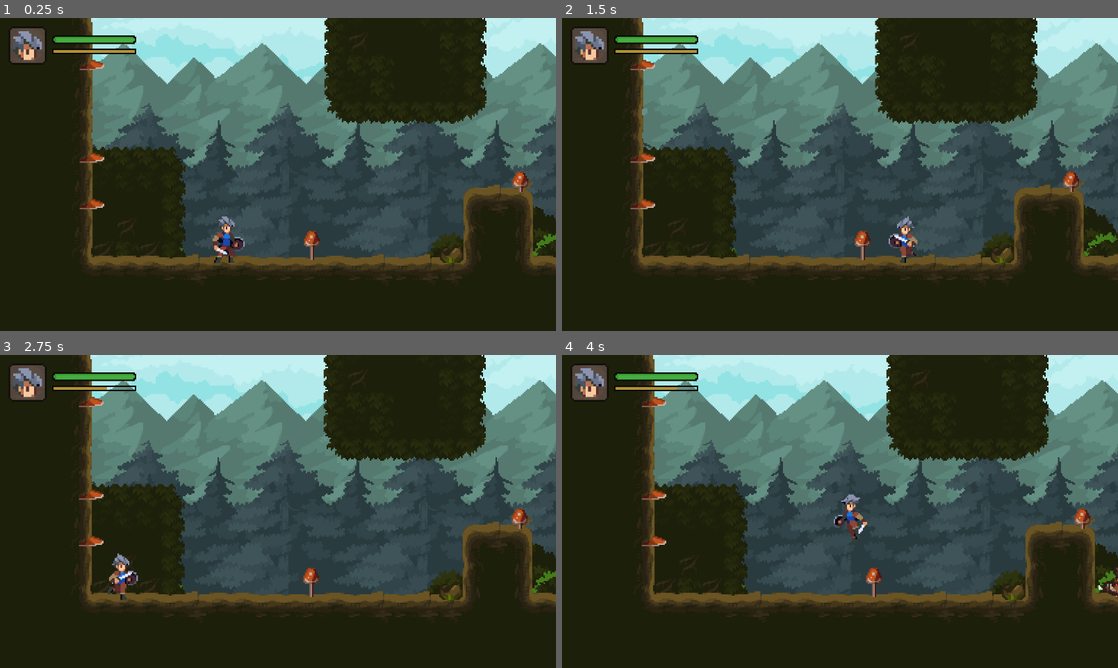
Above: before the commit, frames 1-4 (two rows, left to right).
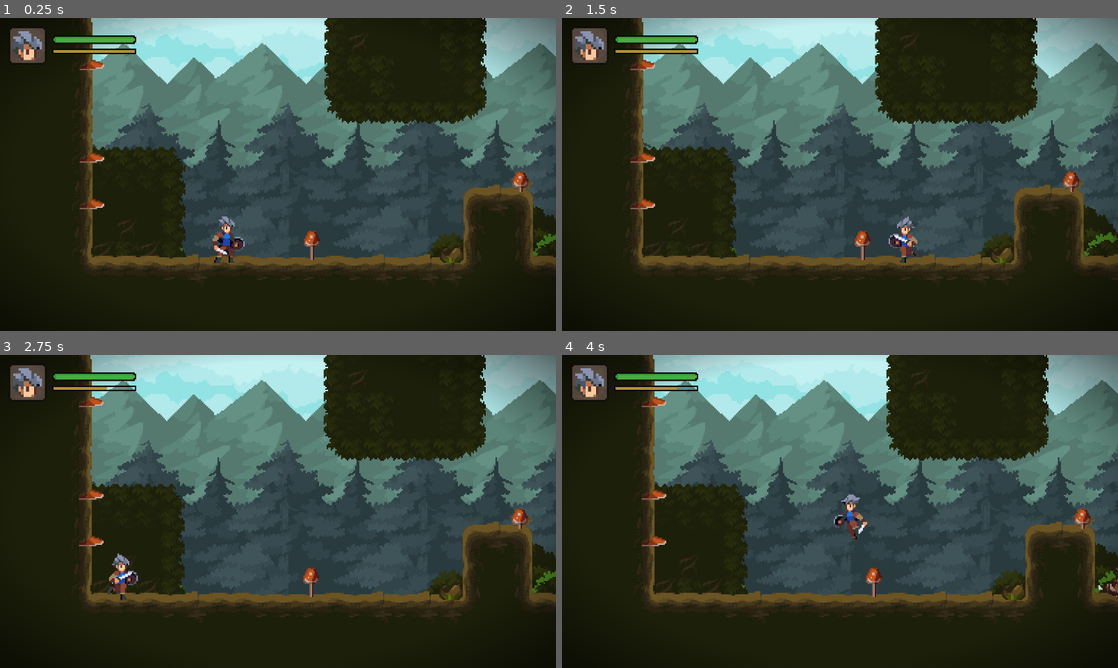
Above: after the commit, the same moments.

Repository: Amoyens1s/godot-learn
Game: Godot game, scene res://maps/forest.tscn
The game is run twice, just before and just after one commit, with the same random seed, the same clock (stepped at 60 frames per second) and the same inputs.
Inputs:
- Up to frame 1 (0.25 s): no input
- Up to frame 2 (1.5 s): tap Enter at 0.5 s; hold D (move_right) 0.53-1.28 s; hold J (attack) 0.53-1.28 s; tap Space (jump) at 0.77 s; hold A (move_left) from 1.28 s (still down); tap E (interact) at 1.35 s
- Up to frame 3 (2.75 s): tap Space (jump) at 1.52 s; release A (move_left) at 2.03 s; hold D (move_right) from 2.03 s (still down); hold K (slide) from 2.03 s (still down)
- Up to frame 4 (4 s): release K (slide) at 2.78 s; tap L at 2.85 s; tap Space (jump) at 3.02, 3.77 s; release D (move_right) at 3.53 s; hold A (move_left) from 3.53 s (still down); hold J (attack) from 3.53 s (still down)

The runs differ from the first frame. In frame 1, 3.1% of the frame differs, in the area x 15-100%, y 0-79%; in frame 2, 3.4%, in the area x 12-100%, y 0-79%; in frame 3, 3.1%; in frame 4, 3.1%.

Commit message:
feat: 存档石头和着色器

Diff:
--- /dev/null
+++ b/03.勇者传说/assets/vignette.gdshader
@@ -0,0 +1,12 @@
+shader_type canvas_item;
+
+uniform float alpha = 1.0;
+uniform float inner_radius = 0.0;
+uniform float outer_radius = 1.0;
+
+void fragment() {
+	float x = abs(UV.r-.5)*2.0;
+	float y = abs(UV.g-.5)*2.0;
+	float q = 1.0-(1.0-sqrt(x*x+y*y)/outer_radius)/(1.0-inner_radius);
+	COLOR = vec4(0, 0, 0, q*alpha);
+}
--- a/03.勇者传说/project.godot
+++ b/03.勇者传说/project.godot
@@ -18,6 +18,7 @@
 [autoload]
 
 Game="*res://game.tscn"
+Vignette="res://scenes/vignette.tscn"
 
 [display]
 
--- a/03.勇者传说/scenes/player.tscn
+++ b/03.勇者传说/scenes/player.tscn
@@ -2411,6 +2411,7 @@
 metadata/_custom_type_script = "uid://dobr07871r5ga"
 
 [node name="CanvasLayer" type="CanvasLayer" parent="."]
+layer = 20
 
 [node name="StatusPanel" parent="CanvasLayer" instance=ExtResource("8_smehm")]
 offset_left = 6.0
--- a/03.勇者传说/scenes/save_stone.tscn
+++ b/03.勇者传说/scenes/save_stone.tscn
@@ -193,6 +193,7 @@
 color = Color(0, 0.443137, 1, 1)
 energy = 1.2
 texture = SubResource("GradientTexture2D_xh6qk")
+texture_scale = 4.0
 
 [node name="AnimationPlayer" type="AnimationPlayer" parent="."]
 callback_mode_process = 0
--- /dev/null
+++ b/03.勇者传说/scenes/vignette.tscn
@@ -0,0 +1,20 @@
+[gd_scene load_steps=3 format=3 uid="uid://da1ogr21p7tr6"]
+
+[ext_resource type="Shader" uid="uid://c6cbpff7rdo4i" path="res://assets/vignette.gdshader" id="1_fgys5"]
+
+[sub_resource type="ShaderMaterial" id="ShaderMaterial_7sab7"]
+shader = ExtResource("1_fgys5")
+shader_parameter/alpha = 0.3
+shader_parameter/inner_radius = 0.8
+shader_parameter/outer_radius = 1.2
+
+[node name="Vignette" type="CanvasLayer"]
+layer = 10
+
+[node name="ColorRect" type="ColorRect" parent="."]
+material = SubResource("ShaderMaterial_7sab7")
+anchors_preset = 15
+anchor_right = 1.0
+anchor_bottom = 1.0
+grow_horizontal = 2
+grow_vertical = 2
Not shown, added: 03.勇者传说/assets/vignette.gdshader.uid
